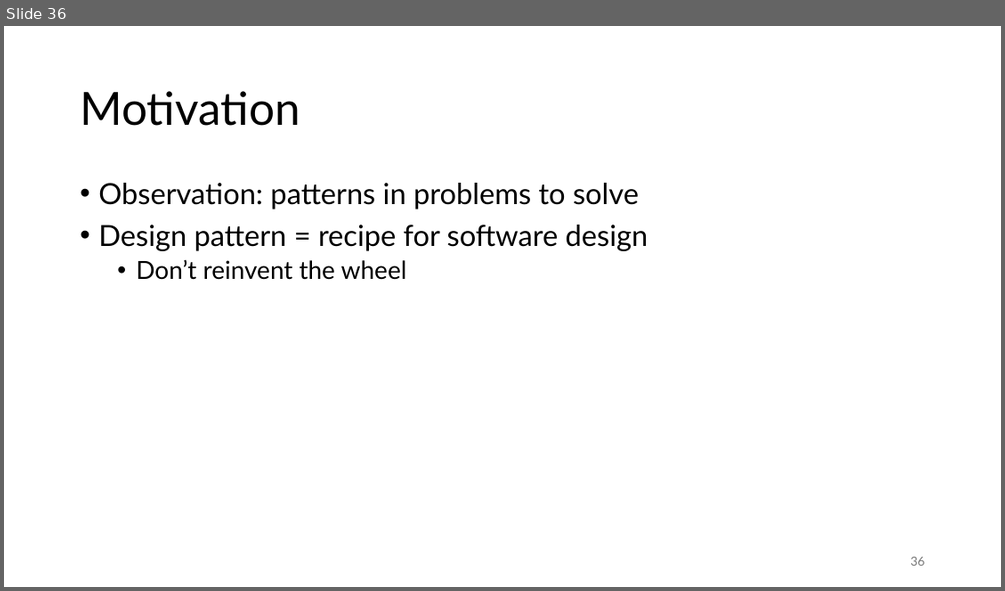
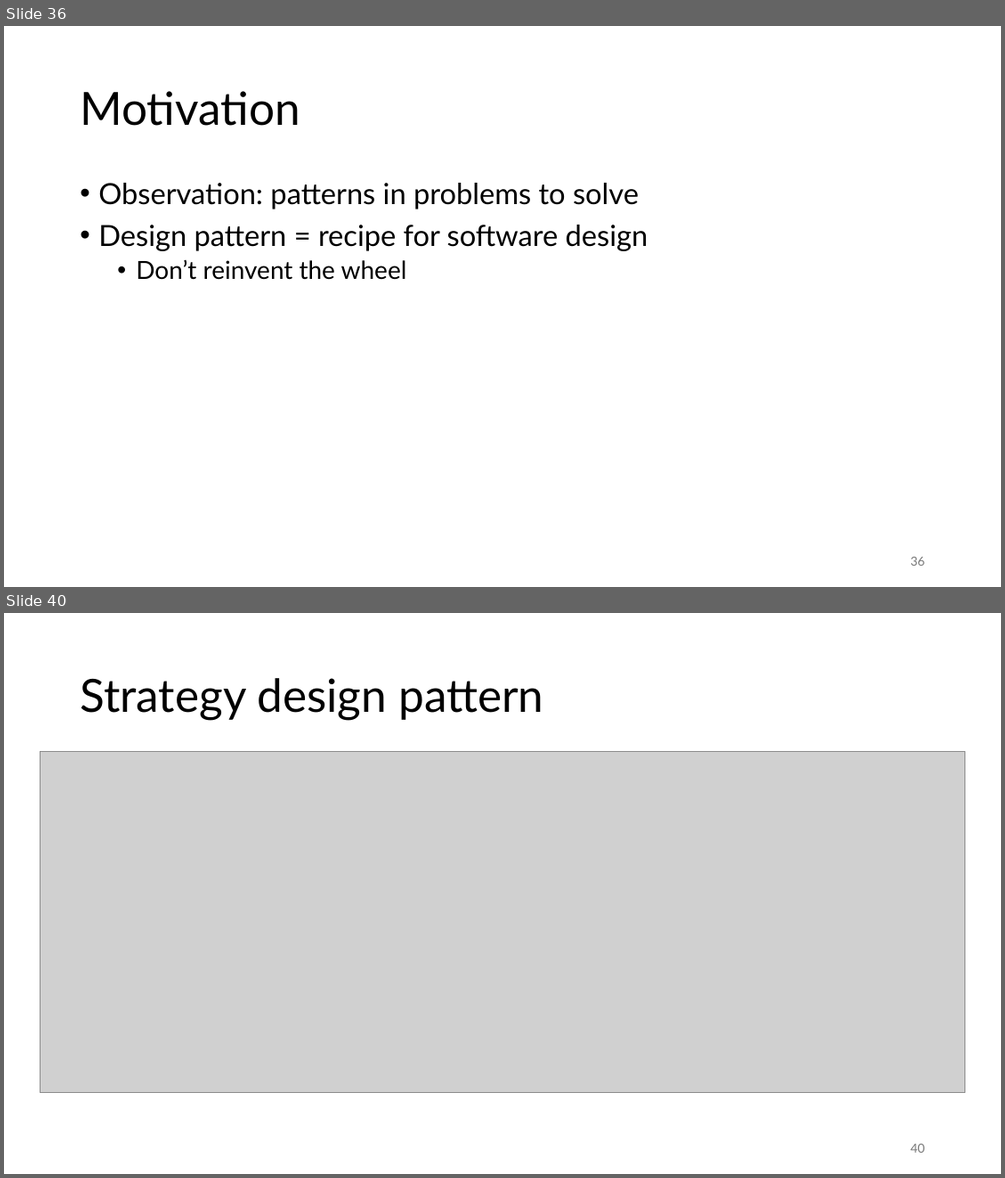
Before and after one commit to gjbex/C-plus-plus-software-engineering, a slide deck: cpp_software_engineering.pptx. Shown one above the other, each under a label of ours: slide 36 before the commit, slides 36 and 40 after it; the slides between them are not shown. The pictures are 1005x591 and 1005x1178 pixels, drawn with LibreOffice and Linux fonts; fonts in the diff are those of the drawing; grey boxes stand for pictures. Boxes give left, top, right and bottom in pixels: in the first picture for what was removed or moved away, otherwise in the second. Text is boxed around its words. In the diff, an @@ line names an element or a change of style, - is before the commit and + after.

Commit message:
Add UML diagrams for design patters

```diff
--- a/cpp_software_engineering.pptx
+++ b/cpp_software_engineering.pptx
@@ slide 40 added at (4, 613, 1001, 1174), background #FFFFFF @@
@@ title added at (80, 678, 543, 720), 44 pt, text #000000 @@
+Strategy design pattern
@@ picture added at (40, 751, 965, 1093) @@
@@ page number added at (910, 1143, 924, 1152), 12 pt, text #797979 @@
+40
```
Also in this commit, not shown: 1 slide changed, 2 other slides added.
